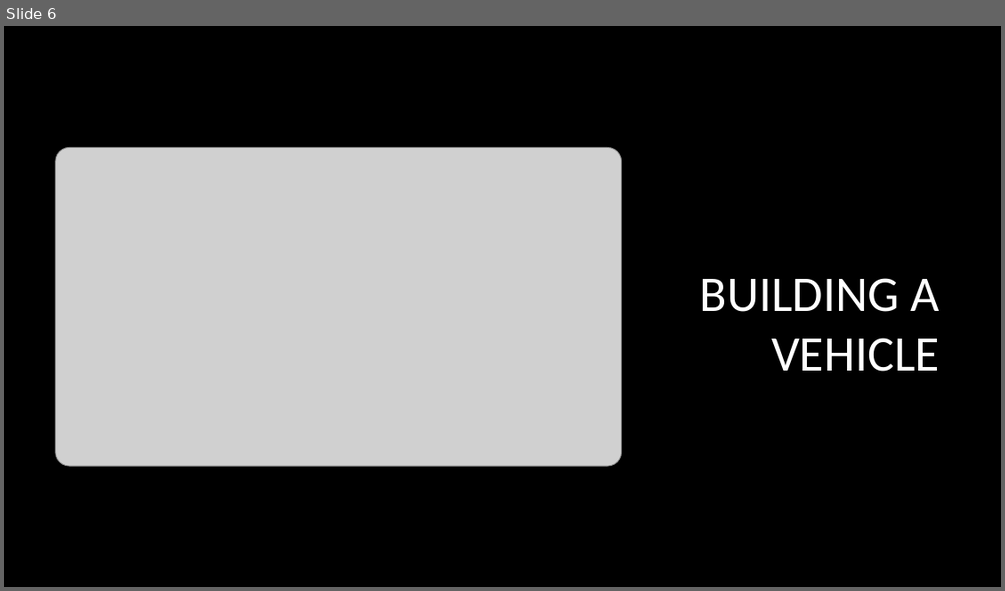
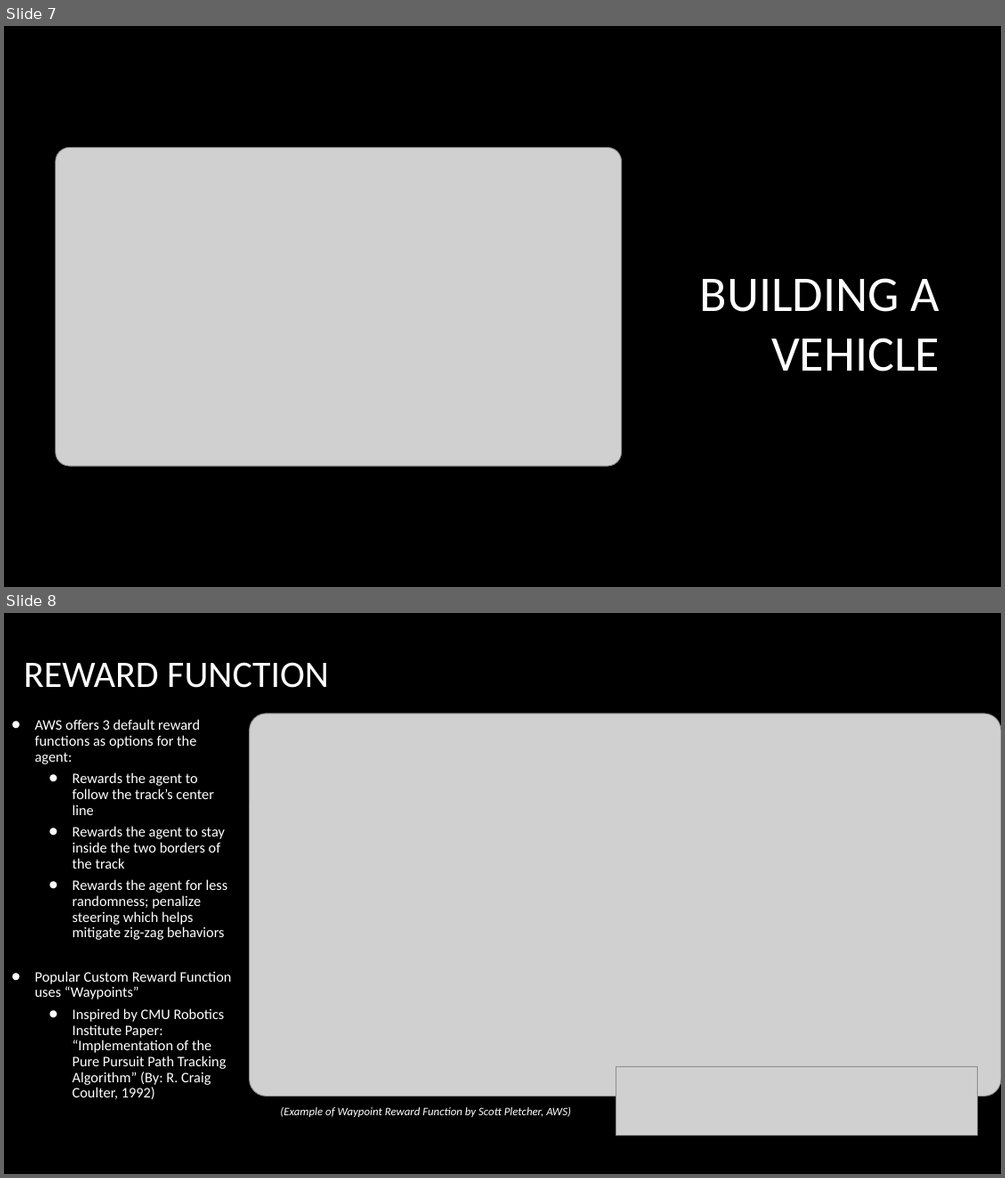
Before and after one commit to mwilchek/DeepRacer-2020, a slide deck: Final_Project_Presentation.pptx. Shown one above the other, each under a label of ours: slide 6 before the commit, slides 7 and 8 after it. The pictures are 1005x591 and 1005x1178 pixels, drawn with LibreOffice and Linux fonts; fonts in the diff are those of the drawing; grey boxes stand for pictures; background and template pictures are left out. Boxes give left, top, right and bottom in pixels: in the first picture for what was removed or moved away, otherwise in the second. Text is boxed around its words. In the diff, an @@ line names an element or a change of style, - is before the commit and + after.

```diff
--- a/Final_Project_Presentation.pptx
+++ b/Final_Project_Presentation.pptx
@@ slide 8 added at [4,613,1001,1174], background picture (left out) @@
@@ title added at [24,662,329,688], 36 pt, text #FFFFFF @@
+REWARD FUNCTION
@@ text added at [35,719,232,1099], 14 pt, text #FFFFFF @@
+• AWS offers 3 default reward functions as options for the agent:
+  • Rewards the agent to follow the track’s center line
+  • Rewards the agent to stay inside the two borders of the track
+  • Rewards the agent for less randomness; penalize steering which helps mitigate zig-zag behaviors
+• Popular Custom Reward Function uses “Waypoints”
+  • Inspired by CMU Robotics Institute Paper: “Implementation of the Pure Pursuit Path Tracking Algorithm” (By: R. Craig Coulter, 1992)
@@ picture added at [250,714,1001,1095] @@
@@ picture added at [616,1066,978,1135] @@
@@ text added at [280,1107,571,1117], 11 pt, text #FFFFFF, italic @@
+(Example of Waypoint Reward Function by Scott Pletcher, AWS)
@@ what was slide 6 is now slide 7 @@
```
Also in this commit, not shown: 1 slide changed, 7 other slides added, 4 slides removed.
